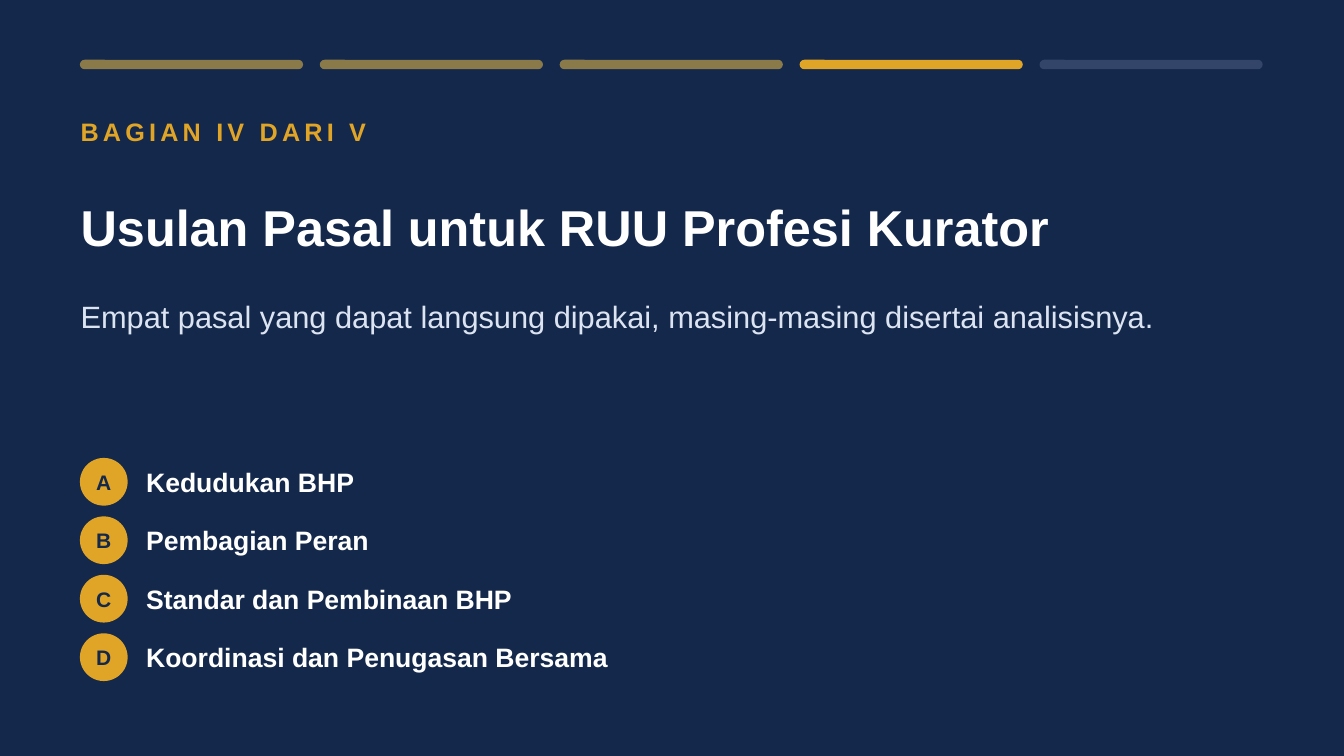
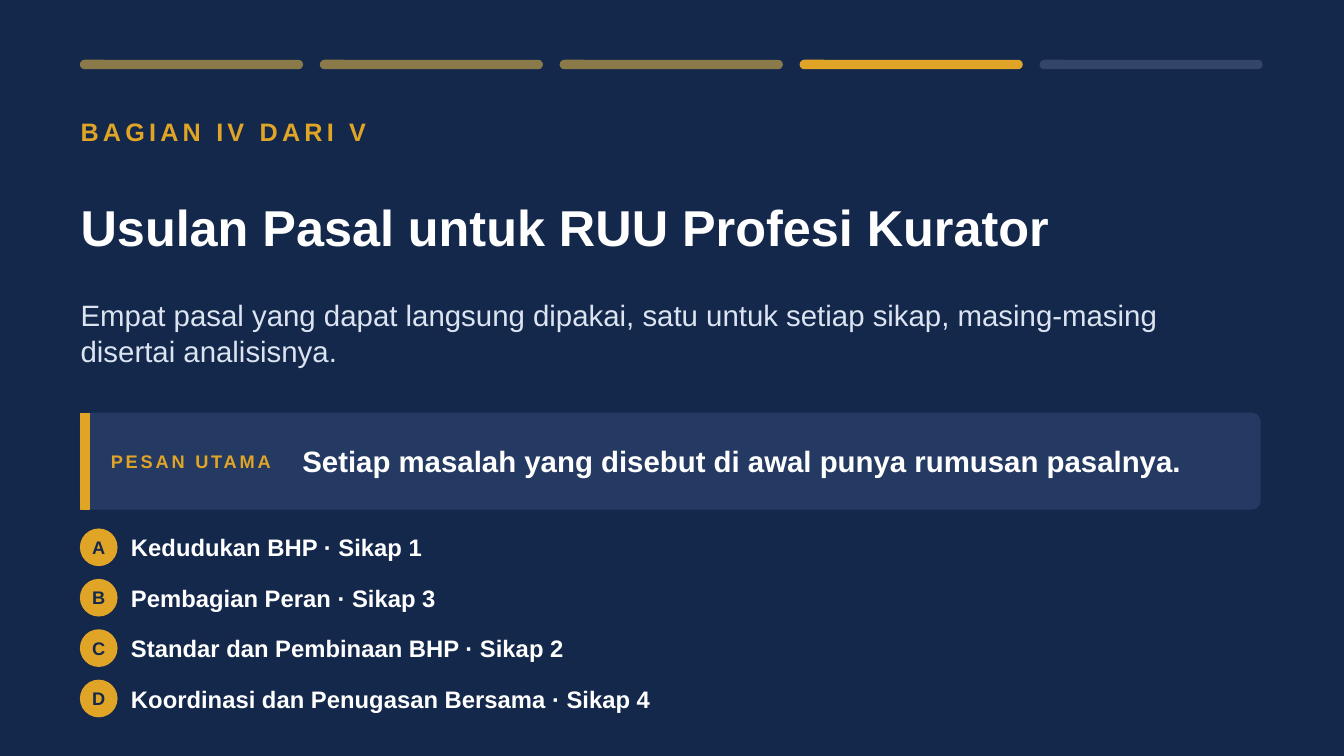
Before and after one commit to artheralawfirm-cloud/SAPAWALI, a slide deck: slide 21 of presentasi/Paparan_BHP_Medan_RUU_Profesi_Kurator.pptx (slide 20 before the commit). Drawn at 1344x756 pixels with LibreOffice and Linux fonts; fonts in the diff are those of the drawing. Boxes give left, top, right and bottom in pixels: in the first picture for what was removed or moved away, otherwise in the second. Text is boxed around its words. In the diff, an @@ line names an element or a change of style, - is before the commit and + after.

```diff
--- a/presentasi/Paparan_BHP_Medan_RUU_Profesi_Kurator.pptx
+++ b/presentasi/Paparan_BHP_Medan_RUU_Profesi_Kurator.pptx
@@ text at bbox=[81, 304, 1157, 367]: text changed; size 22 to 21 pt @@
-Empat pasal yang dapat langsung dipakai, masing-masing disertai analisisnya.
+Empat pasal yang dapat langsung dipakai, satu untuk setiap sikap, masing-masing disertai analisisnya.
@@ rounded rectangle added at bbox=[81, 413, 1260, 509], fill #243A63, outline #243A63 1 pt @@
@@ rectangle added at bbox=[81, 413, 90, 509], fill #E0A526, outline #E0A526 1 pt @@
@@ text added at bbox=[111, 413, 302, 509], 13 pt, text #E0A526, bold @@
+PESAN UTAMA
@@ ellipse removed at bbox=[81, 459, 127, 505] @@
@@ text added at bbox=[302, 450, 1181, 478], 21 pt, text #FFFFFF, bold @@
+Setiap masalah yang disebut di awal punya rumusan pasalnya.
@@ size 15 to 13 pt in 4 elements at bbox=[92, 692, 105, 705], bbox=[92, 642, 105, 655], bbox=[92, 591, 105, 604], bbox=[92, 541, 105, 554] @@
@@ text "A": place and size @@
-text "A" at bbox=[96, 475, 111, 490]
+text "A" at bbox=[92, 541, 105, 554]
@@ ellipse: place and size @@
-ellipse at bbox=[81, 517, 127, 564]
+ellipse at bbox=[81, 529, 117, 566]
@@ text at bbox=[131, 538, 422, 561]: text changed; size 19 to 17 pt @@
-Kedudukan BHP
+Kedudukan BHP · Sikap 1
@@ text "B": place and size @@
-text "B" at bbox=[96, 533, 111, 548]
+text "B" at bbox=[92, 591, 105, 604]
@@ ellipse: place and size @@
-ellipse at bbox=[81, 576, 127, 622]
+ellipse at bbox=[81, 580, 117, 616]
@@ text at bbox=[131, 589, 435, 612]: text changed; size 19 to 17 pt @@
-Pembagian Peran
+Pembagian Peran · Sikap 3
@@ text "C": place and size @@
-text "C" at bbox=[96, 592, 111, 607]
+text "C" at bbox=[92, 642, 105, 655]
@@ ellipse: place and size @@
-ellipse at bbox=[81, 634, 127, 681]
+ellipse at bbox=[81, 630, 117, 666]
@@ text at bbox=[131, 639, 563, 662]: text changed; size 19 to 17 pt @@
-Standar dan Pembinaan BHP
+Standar dan Pembinaan BHP · Sikap 2
@@ text "D": place and size @@
-text "D" at bbox=[96, 650, 111, 665]
+text "D" at bbox=[92, 692, 105, 705]
@@ ellipse added at bbox=[81, 681, 117, 717], fill #E0A526, outline #E0A526 1 pt @@
@@ text at bbox=[131, 690, 650, 713]: text changed; size 19 to 17 pt @@
-Koordinasi dan Penugasan Bersama
+Koordinasi dan Penugasan Bersama · Sikap 4
```
Also in this commit, not shown: 24 other slides changed, 2 slides added, 6 other files.
